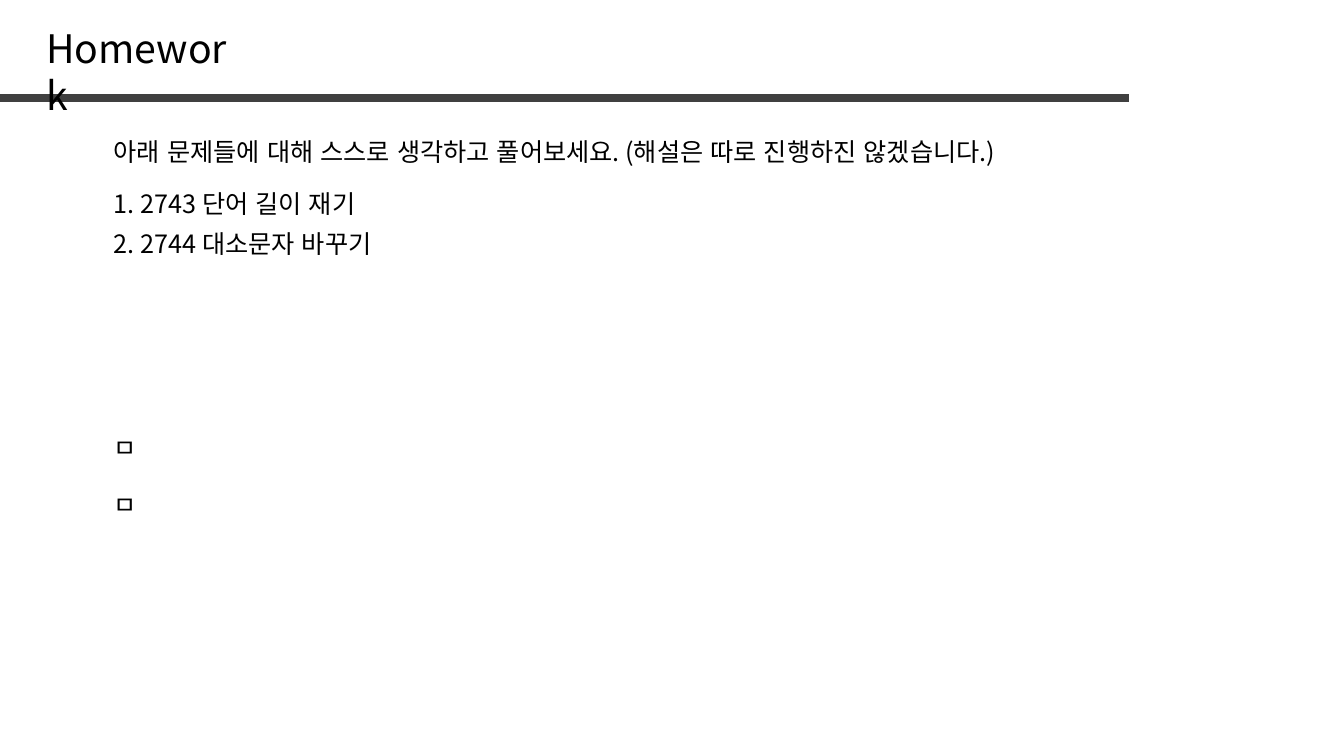
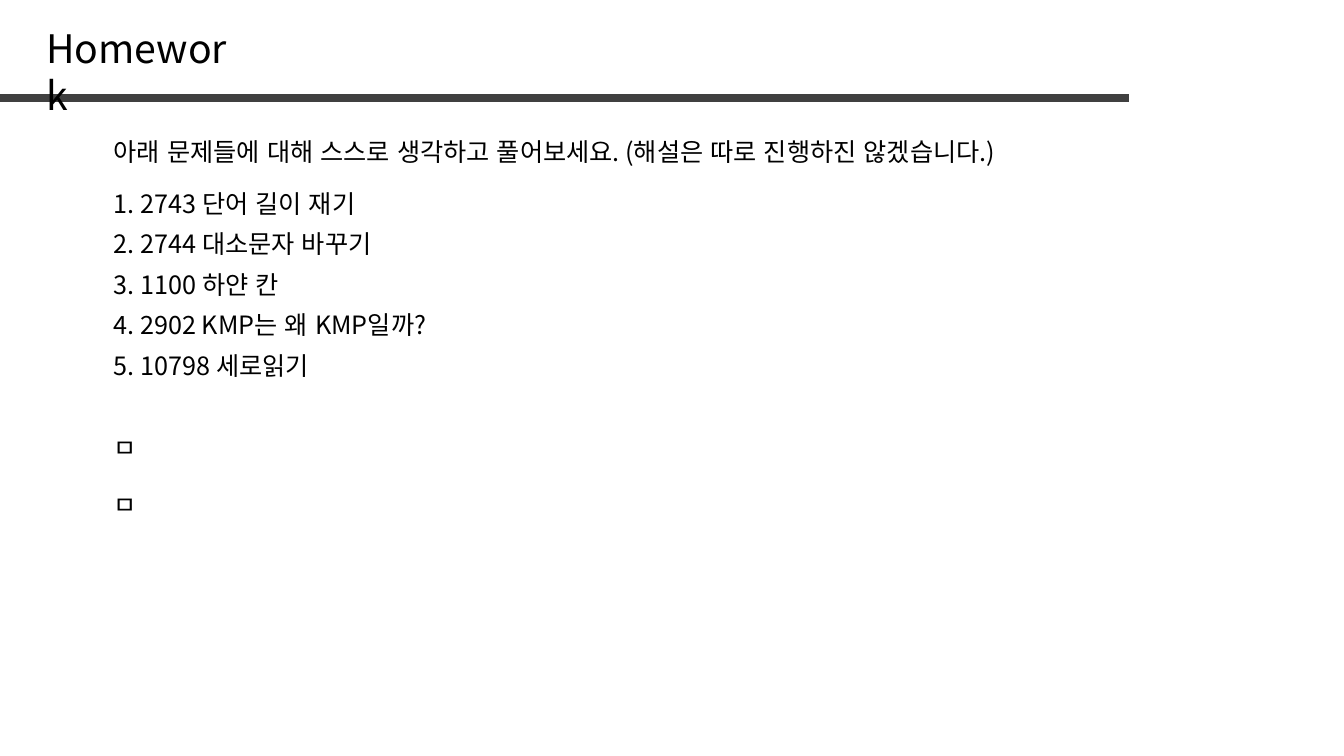
Before and after one commit to jaehoo1/PS-study, a slide deck: slide 26 of study/2_String.pptx (slide 27 before the commit). Drawn at 1344x756 pixels with LibreOffice and Linux fonts; fonts in the diff are those of the drawing. Boxes give left, top, right and bottom in pixels: in the first picture for what was removed or moved away, otherwise in the second. Text is boxed around its words. In the diff, an @@ line names an element or a change of style, - is before the commit and + after.

```diff
--- a/study/2_String.pptx
+++ b/study/2_String.pptx
@@ text added at (x1=114, y1=273, x2=278, y2=296), 18 pt, text #000000 @@
+3. 1100 하얀 칸
@@ text added at (x1=114, y1=313, x2=426, y2=336), 18 pt, text #000000 @@
+4. 2902 KMP는 왜 KMP일까?
@@ text added at (x1=114, y1=354, x2=309, y2=377), 18 pt, text #000000 @@
+5. 10798 세로읽기
```
Also in this commit, not shown: 3 other slides changed, 6 slides added, 7 slides removed.
